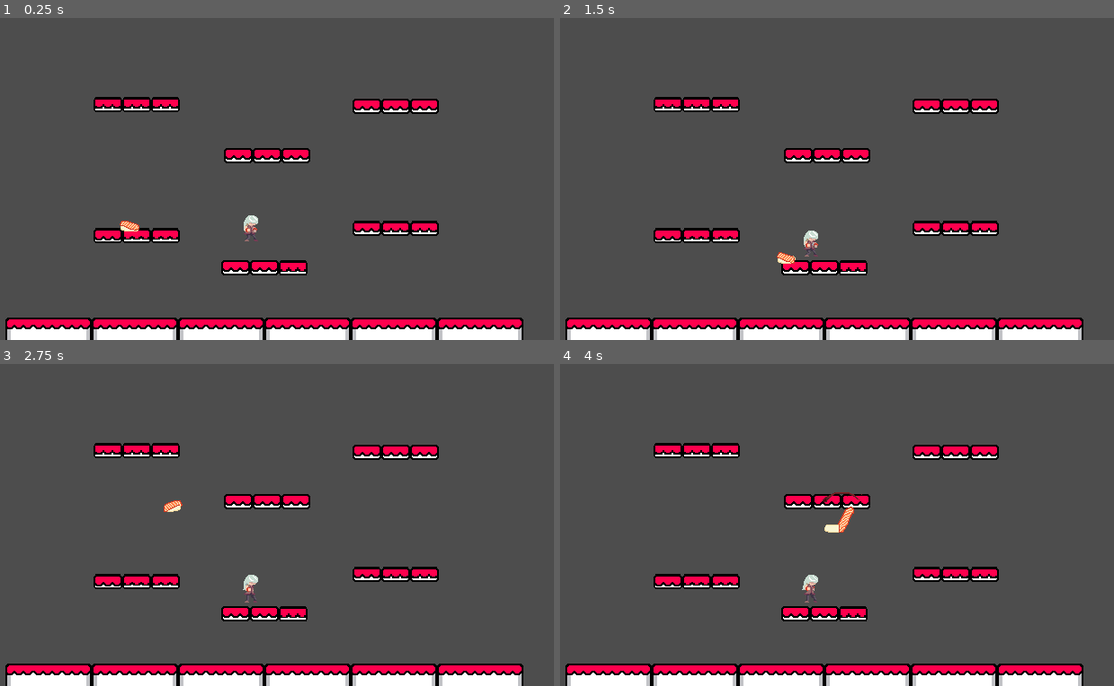
Above: before the commit, frames 1-4 (two rows, left to right).
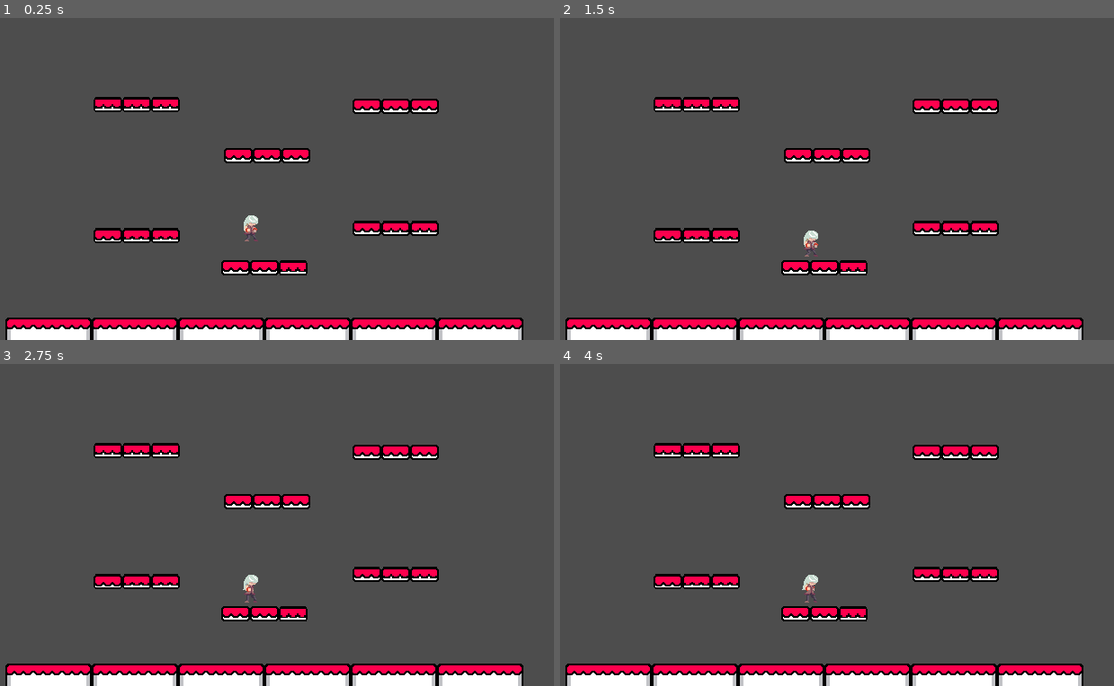
Above: after the commit, the same moments.

Repository: ChrisFlanOrg/Untitled-Fighting-Game
Game: Godot game, scene res://main.tscn
The game is run twice, just before and just after one commit, with the same random seed, the same clock (stepped at 60 frames per second) and the same inputs.
Inputs:
- Up to frame 1 (0.25 s): no input
- Up to frame 2 (1.5 s): hold Right (ui_right) from 0.53 s (still down); tap Keypad 0 (Attack) at 0.6, 1.35 s; tap Space (Jump) at 0.77 s
- Up to frame 3 (2.75 s): tap Space (Jump) at 1.52 s; release Right (ui_right) at 2.03 s; hold Left (ui_left) from 2.03 s (still down); tap Keypad 0 (Attack) at 2.1 s
- Up to frame 4 (4 s): release Left (ui_left) at 2.78 s; hold Right (ui_right) from 2.78 s (still down); tap Keypad 0 (Attack) at 2.85, 3.6 s; tap Space (Jump) at 3.02, 3.77 s

The runs differ from the first frame. In frame 1, 0.1% of the frame differs, in the area x 21-26%, y 62-67%; in frame 2, less than 0.1%; in frame 3, 0.1%; in frame 4, 0.2%, in the area x 47-55%, y 39-53%.

Commit message:
Terrace WIP

Diff:
--- a/autoload/http_server.gd
+++ b/autoload/http_server.gd
@@ -1,27 +1,33 @@
 extends Node
 
+static var crypto = Crypto.new()
+# Generate 4096 bits RSA key.
+static var key = crypto.generate_rsa(4096)
+# Generate self-signed certificate using the given key.
+static var cert = crypto.generate_self_signed_certificate(key, "CN=example.com,O=A Game Company,C=IT")
+
 var server: TCPServer
-var connection: StreamPeerTCP
+var connection: StreamPeerTLS
 var server_thread: Thread
 
 var time: int
 var req_pos: int
 var req_buf: PackedByteArray
 
-const HTTP_HEADER = """HTTP/1.1 200 OK
-Content-Type: %s
-
-
+const HTTP_HEADER = """HTTP/1.1 200 OK\r
+Content-Type: %s\r
+\r
+\r
 """
 
-const NOT_FOUND = """HTTP/1.1 404 Not Found
-
-
+const NOT_FOUND = """HTTP/1.1 404 Not Found\r
+\r
+\r
 """
 
 func _init():
 	server = TCPServer.new()
-	connection = StreamPeerTCP.new()
+	connection = StreamPeerTLS.new()
 	server_thread = Thread.new()
 	req_buf.resize(4096)
 
@@ -35,7 +41,7 @@
 	server_thread.start(_server_thread_poll.bind())
 
 func _clear_client():
-	connection = StreamPeerTCP.new();
+	connection = StreamPeerTLS.new()
 	req_buf.fill(0)
 	time = 0;
 	req_pos = 0;
@@ -90,7 +96,9 @@
 	if (connection.get_status() == StreamPeerTCP.STATUS_NONE):
 		if (!server.is_connection_available()):
 			return
-		connection = server.take_connection()
+		var raw_connection = server.take_connection()
+		connection = StreamPeerTLS.new()
+		connection.accept_stream(raw_connection, TLSOptions.server(HttpServer.key, HttpServer.cert))
 		time = Time.get_ticks_usec()
 
 	if (Time.get_ticks_usec() - time > 1000000):
--- a/autoload/player_manager.gd
+++ b/autoload/player_manager.gd
@@ -61,6 +61,9 @@
 					players_by_id[data.player_id] = Player.new(data.player_id, peer_id, data.player_name)
 					player_slots[next_idx as int] = data.player_id
 					peer_id_to_player_id[peer_id] = data.player_id
+					var scene = get_tree().current_scene
+					if scene.name == "Game" and peer_id_to_player_id.has(peer_id):
+						scene.player_joined(peer_id_to_player_id[peer_id])
 			else:
 				WebsocketServer.peer_disconnect(peer_id)
 		else:
--- a/autoload/websocket_server.gd
+++ b/autoload/websocket_server.gd
@@ -5,16 +5,23 @@
 signal client_connected(peer_id: int)
 signal client_disconnected(peer_id: int)
 
+static var crypto = Crypto.new()
+# Generate 4096 bits RSA key.
+static var key = crypto.generate_rsa(4096)
+# Generate self-signed certificate using the given key.
+static var cert = crypto.generate_self_signed_certificate(key, "CN=example.com,O=A Game Company,C=IT")
+
 @export var handshake_headers := PackedStringArray()
 @export var supported_protocols: PackedStringArray
 @export var handshake_timout := 3000
-@export var use_tls := false
-@export var tls_cert: X509Certificate
-@export var tls_key: CryptoKey
 @export var refuse_new_connections := false:
 	set(refuse):
 		if refuse:
 			pending_peers.clear()
+
+var use_tls := true
+var tls_cert: X509Certificate = WebSocketServer.cert
+var tls_key: CryptoKey = WebSocketServer.key
 
 const PING_TIMEOUT_SECS = 10
 const PING_RETRY_TIME_SECS = 2
@@ -26,7 +33,6 @@
 	var ws: WebSocketPeer
 
 	func _init(p_tcp: StreamPeerTCP):
-		print("New pending Peer")
 		tcp = p_tcp
 		connection = p_tcp
 		connect_time = Time.get_ticks_msec()
@@ -177,7 +183,7 @@
 		elif state != WebSocketPeer.STATE_CONNECTING:
 			return true # Failure.
 		return false # Still connecting.
-	elif p.tcp.get_status() != StreamPeerTCP.STATUS_CONNECTED:
+	elif p.tcp.get_status() != StreamPeerTLS.STATUS_CONNECTED:
 		return true # TCP disconnected.
 	elif not use_tls:
 		# TCP is ready, create WS peer
@@ -188,18 +194,61 @@
 		if p.connection == p.tcp:
 			assert(tls_key != null and tls_cert != null)
 			var tls = StreamPeerTLS.new()
-			tls.accept_stream(p.tcp, TLSOptions.server(tls_key, tls_cert))
+			tls.accept_stream(p.tcp, TLSOptions.server(WebSocketServer.key, WebSocketServer.cert))
 			p.connection = tls
 		p.connection.poll()
 		var status = p.connection.get_status()
+		print(status)
 		if status == StreamPeerTLS.STATUS_CONNECTED:
-			p.ws = _create_peer()
-			p.ws.accept_stream(p.connection)
-			return false # WebSocketPeer connection is pending.
+			if true: #_has_upgrade(p.connection):
+				print("upgrade!")
+				p.ws = _create_peer()
+				p.ws.accept_stream(p.connection)
+				print("done upgrade!")
+				return false # WebSocketPeer connection is pending.
+			else:
+				return true
 		if status != StreamPeerTLS.STATUS_HANDSHAKING:
+			print("failure")
 			return true # Failure.
 		return false
 
+var req_pos: int
+var req_buf: PackedByteArray
+
+func _has_upgrade(connection: StreamPeerTLS):
+	req_pos = 0
+	req_buf.fill(0)
+	while (true):
+		var l = req_pos - 1;
+		if (l > 3):
+			var cm0 = String.chr(req_buf[l-0])
+			var cm1 = String.chr(req_buf[l-1])
+			var cm2 = String.chr(req_buf[l-2])
+			var cm3 = String.chr(req_buf[l-3])
+			if (cm0 == '\n' && cm1 == '\r' && cm2 == '\n' && cm3 == '\r'):
+				var lines = req_buf.get_string_from_utf8().split("\r\n")
+
+				for line in lines:
+					print(line)
+				return true
+
+		# ERR_FAIL_COND(req_pos >= 4096)
+		var result = connection.get_partial_data(1)
+		var err = result[0]
+		var partial_data = result[1]
+		if (err != OK):
+			# Got an error
+			return false
+		elif (partial_data.size() != 1):
+			# Busy, wait next poll
+			continue
+		req_buf[req_pos] = partial_data[0]
+		req_pos += partial_data.size();
+
+func _init():
+	req_buf.resize(32768)
+	req_buf.fill(0)
 
 func _process(delta):
 	poll()
--- a/game.gd
+++ b/game.gd
@@ -1,14 +1,32 @@
 class_name Game extends Node2D
+
+@export var player_scene: PackedScene
+@export var spawn_locations_group: Node
+
+var players_by_player_id = {}
 
 # Called when the node enters the scene tree for the first time.
 func _ready() -> void:
-	pass # Replace with function body.
+	for spawn_location in spawn_locations_group.get_children():
+		spawn_location.visible = false
 
 # Called every frame. 'delta' is the elapsed time since the previous frame.
 func _process(delta: float) -> void:
 	pass
 
 func set_phone_motion(player_id, motion):
-	var dir = Vector2(motion["acc"]["x"], motion["acc"]["y"])
-	print(dir, Time.get_ticks_msec())
-	$Player.jump(dir)
+	var player = players_by_player_id[player_id]
+	if (player):
+		var dir = Vector2(motion["acc"]["x"], motion["acc"]["y"])
+		print(dir, Time.get_ticks_msec())
+		player.jump(dir)
+
+func player_joined(player_id):
+	var player = player_scene.instantiate();
+	var spawn_locations = spawn_locations_group.get_children()
+	print(spawn_locations)
+	print(spawn_locations.size)
+	var spawn_idx = randi_range(0, spawn_locations.size()-1)
+	player.position = spawn_locations[spawn_idx].position;
+	add_child(player)
+	players_by_player_id[player_id] = player
--- a/main.tscn
+++ b/main.tscn
@@ -1,13 +1,17 @@
-[gd_scene load_steps=7 format=3 uid="uid://bjaq3iake2tdi"]
+[gd_scene load_steps=8 format=3 uid="uid://bjaq3iake2tdi"]
 
 [ext_resource type="PackedScene" uid="uid://bfu3du8iqtgv8" path="res://floor.tscn" id="1_28al0"]
-[ext_resource type="PackedScene" uid="uid://dvdbs16e8p1ba" path="res://platform.tscn" id="1_g5dwr"]
-[ext_resource type="PackedScene" uid="uid://bq1yxbva45yge" path="res://player.tscn" id="3_xp57j"]
+[ext_resource type="PackedScene" uid="uid://8nsf0aljahad" path="res://platform.tscn" id="1_g5dwr"]
+[ext_resource type="Script" path="res://game.gd" id="1_lbt8p"]
+[ext_resource type="PackedScene" uid="uid://belh1ykaryllh" path="res://player.tscn" id="3_xp57j"]
 [ext_resource type="Script" path="res://dummy.gd" id="4_pvqfg"]
-[ext_resource type="PackedScene" uid="uid://d3p1cu0xlcajp" path="res://boundary.tscn" id="6_5r0aj"]
-[ext_resource type="PackedScene" path="res://sushi.tscn" id="6_mjlyl"]
+[ext_resource type="PackedScene" path="res://boundary.tscn" id="6_5r0aj"]
+[ext_resource type="PackedScene" uid="uid://cfl50ku7xs8p4" path="res://spawn_point.tscn" id="7_p2pug"]
 
-[node name="Node2D" type="Node2D"]
+[node name="Game" type="Node2D" node_paths=PackedStringArray("spawn_locations_group")]
+script = ExtResource("1_lbt8p")
+player_scene = ExtResource("3_xp57j")
+spawn_locations_group = NodePath("SpawnLocations")
 
 [node name="Floors" type="Node2D" parent="."]
 
@@ -88,30 +92,28 @@
 position = Vector2(303, 197)
 script = ExtResource("4_pvqfg")
 
-[node name="Boundary" parent="." node_paths=PackedStringArray("player", "respawn_position") instance=ExtResource("6_5r0aj")]
+[node name="Boundary" parent="." node_paths=PackedStringArray("respawn_position") instance=ExtResource("6_5r0aj")]
 position = Vector2(310, -41)
-player = NodePath("")
 respawn_position = NodePath("../Position2D")
 
-[node name="Boundary2" parent="." node_paths=PackedStringArray("player", "respawn_position") instance=ExtResource("6_5r0aj")]
+[node name="Boundary2" parent="." node_paths=PackedStringArray("respawn_position") instance=ExtResource("6_5r0aj")]
 position = Vector2(294, 426)
-player = NodePath("")
 respawn_position = NodePath("../Position2D")
 
-[node name="Boundary3" parent="." node_paths=PackedStringArray("player", "respawn_position") instance=ExtResource("6_5r0aj")]
+[node name="Boundary3" parent="." node_paths=PackedStringArray("respawn_position") instance=ExtResource("6_5r0aj")]
 position = Vector2(-131, 237)
 rotation = 1.5708
-player = NodePath("")
 respawn_position = NodePath("../Position2D")
 
-[node name="Boundary4" parent="." node_paths=PackedStringArray("player", "respawn_position") instance=ExtResource("6_5r0aj")]
+[node name="Boundary4" parent="." node_paths=PackedStringArray("respawn_position") instance=ExtResource("6_5r0aj")]
 position = Vector2(745, 123)
 rotation = 1.5708
-player = NodePath("")
 respawn_position = NodePath("../Position2D")
 
 [node name="Position2D" type="Node2D" parent="."]
 position = Vector2(144, 168)
 
-[node name="Player" parent="." instance=ExtResource("6_mjlyl")]
-position = Vector2(170, 199)
+[node name="SpawnLocations" type="Node2D" parent="."]
+
+[node name="SpawnPoint" parent="SpawnLocations" instance=ExtResource("7_p2pug")]
+position = Vector2(145, 230)
--- /dev/null
+++ b/spawn_point.tscn
@@ -0,0 +1,8 @@
+[gd_scene format=3 uid="uid://cfl50ku7xs8p4"]
+
+[node name="SpawnPoint" type="Node2D"]
+
+[node name="ColorRect" type="ColorRect" parent="."]
+offset_right = 10.0
+offset_bottom = 10.0
+rotation = -2.35619
Not shown, changed: web/bun.lockb
Not shown, changed: web/out/index.js
Not shown, changed: web/src/ConnectionManager.ts
Not shown, changed: web/src/GameManager.ts
